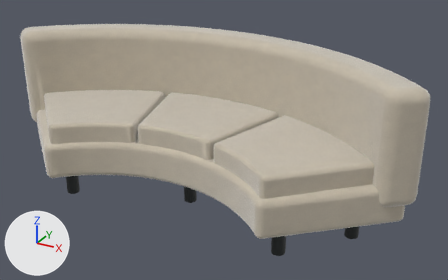
Before and after pictures for a commit that changed the glTF model house-light/furniture/models/D03.glb.
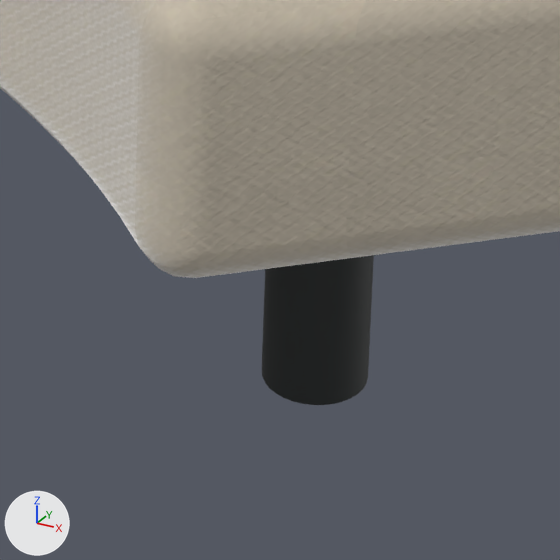
The first picture shows the older version from a 50 mm lens placed at (1.8, -2.93, 1.88), pointed at (0.15, 0.07, 0.38). The close-ups show the older and then the newer version on the part from 53% to 69% of the width and 72% to 99% of the height of that picture. Only the edits that show in the close-ups are written down. Arrows for +X, +Y and +Z are at lower left; the lights stay in place. Where no turn or scale is listed for an object, it has been applied to the vertices.

Objects in the first close-up: 'Cone.004', 'Curved | continuous crescent back'.
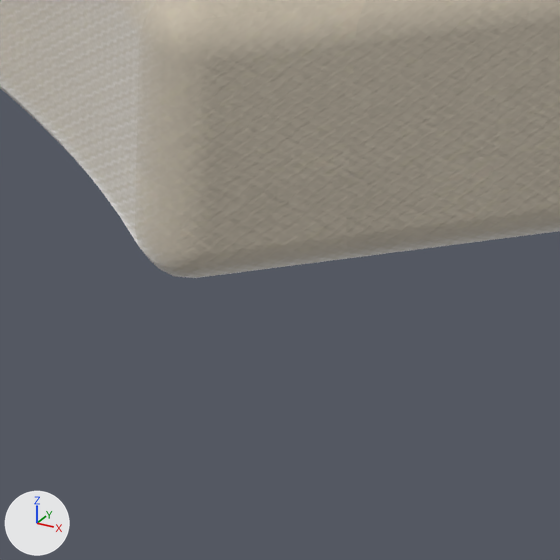
The change, as a diff of the scene's bpy script:
```diff
--- a/house-light/furniture/models/D03.glb.py
+++ b/house-light/furniture/models/D03.glb.py
@@ ob_cone_004 @@
-ob_cone_004 = bpy.data.objects.new('Cone.004', me_cone)
-ob_cone_004.parent = ob_node_1
-ob_cone_004.location = (0.709, -0.339, 0.095)
-ob_cone_004.rotation_euler = (0.0, 0.0, -3.142)  # degrees (0, 0, -180)
-ob_cone_004.scale = (0.095, 0.095, 0.095)
```

What differs and where, as boxes [x1, y1, x2, y2] in the close-ups (560 x 560 px):
'Cone.004', deleted (black): before [262, 255, 374, 405]
